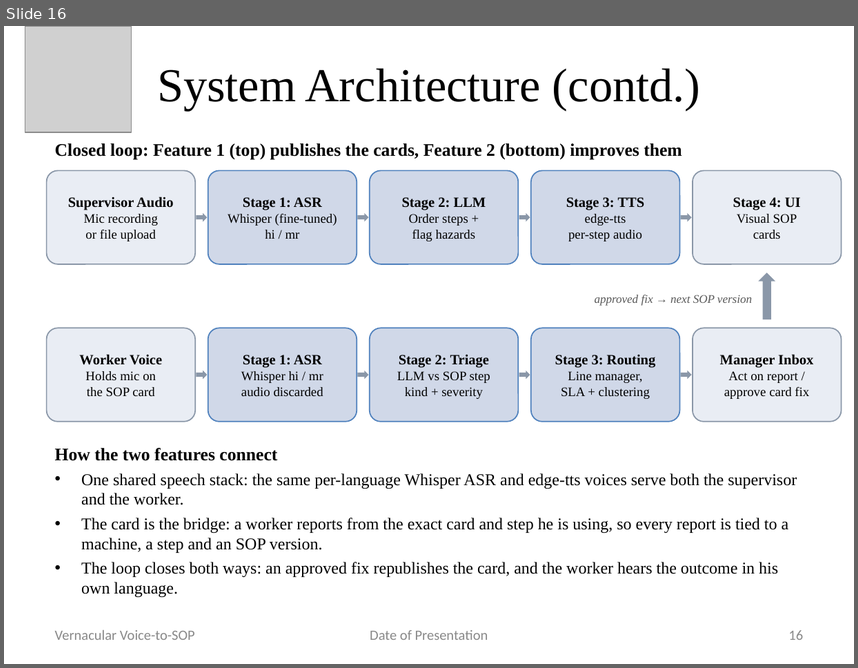
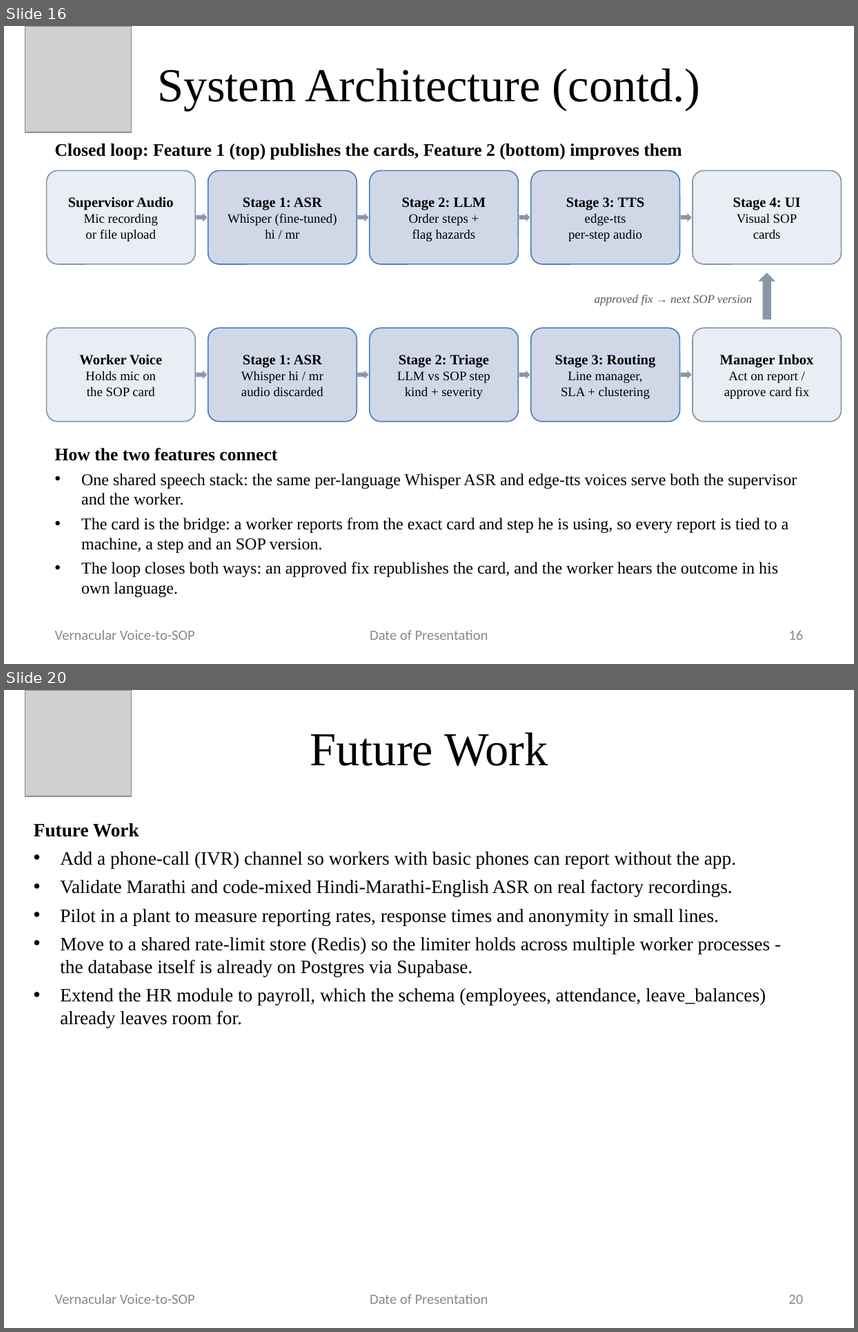
Before and after one commit to Atharva0222/vernacular-voice-to-sop, a slide deck: Voice_to_SOP_ppt_2.pptx. Shown one above the other, each under a label of ours: slide 16 before the commit, slides 16 and 20 after it; the slides between them are not shown. The pictures are 858x668 and 858x1332 pixels, drawn with LibreOffice and Linux fonts; fonts in the diff are those of the drawing; grey boxes stand for pictures. Boxes give left, top, right and bottom in pixels: in the first picture for what was removed or moved away, otherwise in the second. Text is boxed around its words. In the diff, an @@ line names an element or a change of style, - is before the commit and + after.

Commit message:
Add on-demand step illustrations and two new demo SOPs
Workers can now tap a per-step button to see a large illustration in a
modal (hand-drawn SVG pictograms for the original three SOPs, real
AI-generated technical-manual-style images for the two new ones) instead
of a small always-on icon, so cards stay uncluttered by default.

Adds two new demo SOPs built on this: Sewing Machine 1 (needle
installation, 5 steps) and HVAC Chiller - Cooling Tower Fan (7-step
assembly). Also finishes the Stage 1 report with the six figure
screenshots from the live demo.

```diff
--- a/Voice_to_SOP_ppt_2.pptx
+++ b/Voice_to_SOP_ppt_2.pptx
@@ slide 20 added at <box>4,690,854,1328</box>, background #FFFFFF @@
@@ picture added at <box>25,690,132,796</box> @@
@@ title added at <box>310,732,548,766</box>, 40 pt, text #000000 @@
+Future Work
@@ text added at <box>34,823,771,1027</box>, 16 pt, text #000000 @@
+Future Work
+• Add a phone-call (IVR) channel so workers with basic phones can report without the app.
+• Validate Marathi and code-mixed Hindi-Marathi-English ASR on real factory recordings.
+• Pilot in a plant to measure reporting rates, response times and anonymity in small lines.
+• Move to a shared rate-limit store (Redis) so the limiter holds across multiple worker processes - the database itself is already on Postgres via Supabase.
+• Extend the HR module to payroll, which the schema (employees, attendance, leave_balances) already leaves room for.
@@ text added at <box>55,1294,195,1303</box>, 12 pt, text #898989 @@
+Vernacular Voice-to-SOP
@@ text added at <box>370,1294,488,1303</box>, 12 pt, text #898989 @@
+Date of Presentation
@@ page number added at <box>789,1294,803,1303</box>, 12 pt, text #898989 @@
+20
```
Also in this commit, not shown: 6 slides changed, 17 other files.
